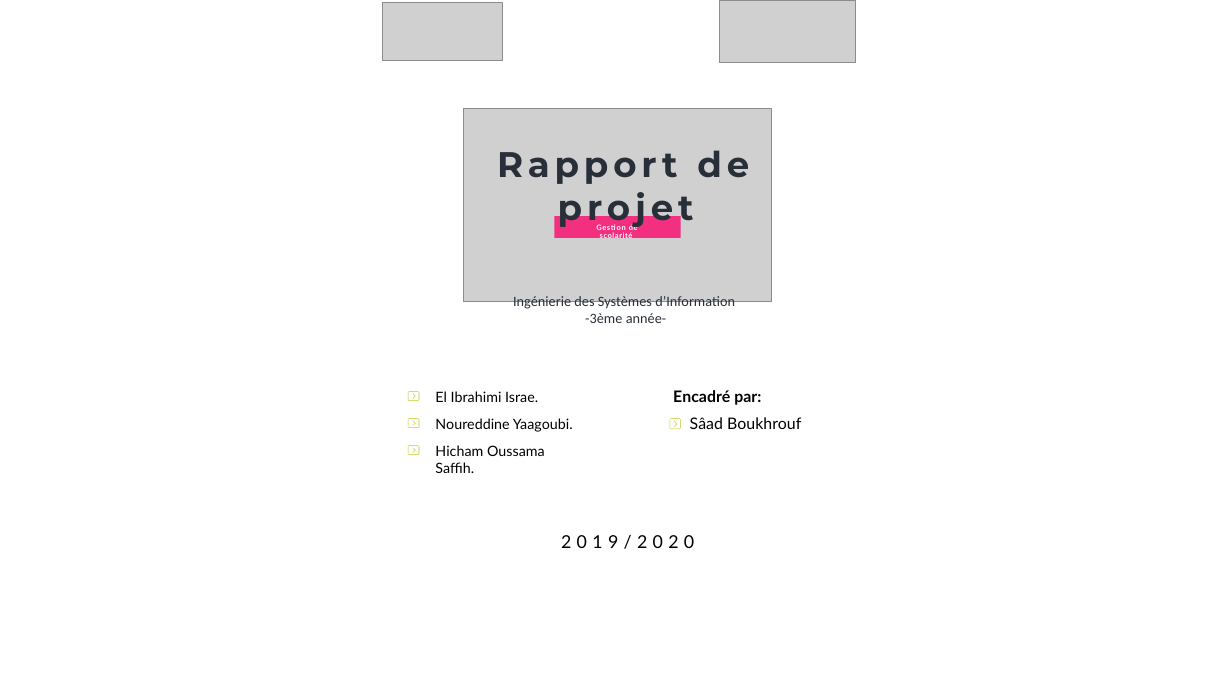
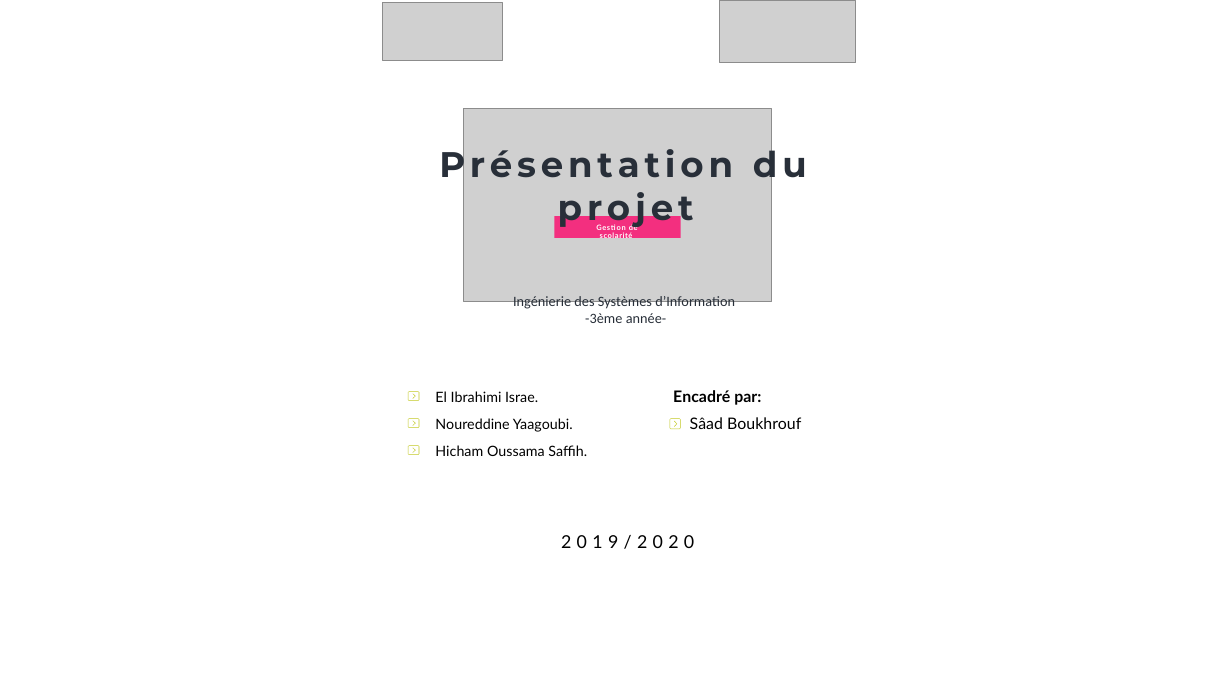
Before and after one commit to AppScolarite/AppGestionScolarite, a slide deck: slide 1 of Documents/Presentation.pptx. Drawn at 1232x693 pixels with LibreOffice and Linux fonts; fonts in the diff are those of the drawing; grey boxes stand for pictures; background and template pictures are left out. Boxes give left, top, right and bottom in pixels: in the first picture for what was removed or moved away, otherwise in the second. Text is boxed around its words. In the diff, an @@ line names an element or a change of style, - is before the commit and + after.

```diff
--- a/Documents/Presentation.pptx
+++ b/Documents/Presentation.pptx
@@ text at [439, 142, 807, 229]: text changed @@
-Rapport de projet
+Présentation du projet
@@ text "Hicham Oussama Saffih." rewrapped from [435, 445, 545, 473] to [435, 445, 587, 456] @@
```
Also in this commit, not shown: 1 other slide changed, 1 other file.
